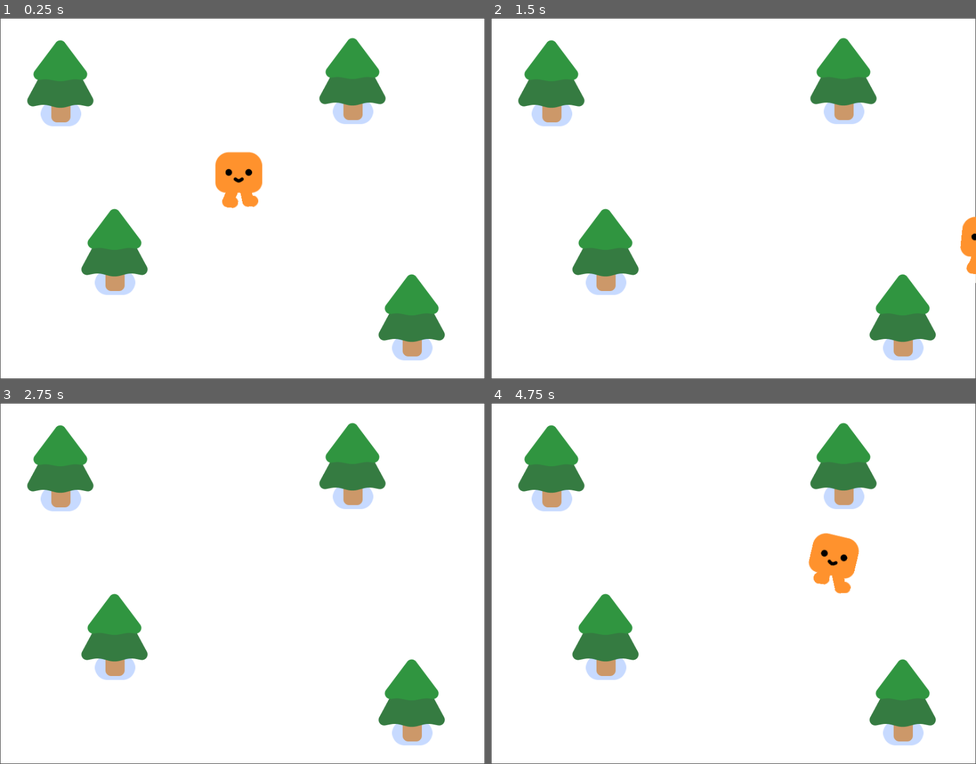
Above: before the commit, frames 1-4 (two rows, left to right).
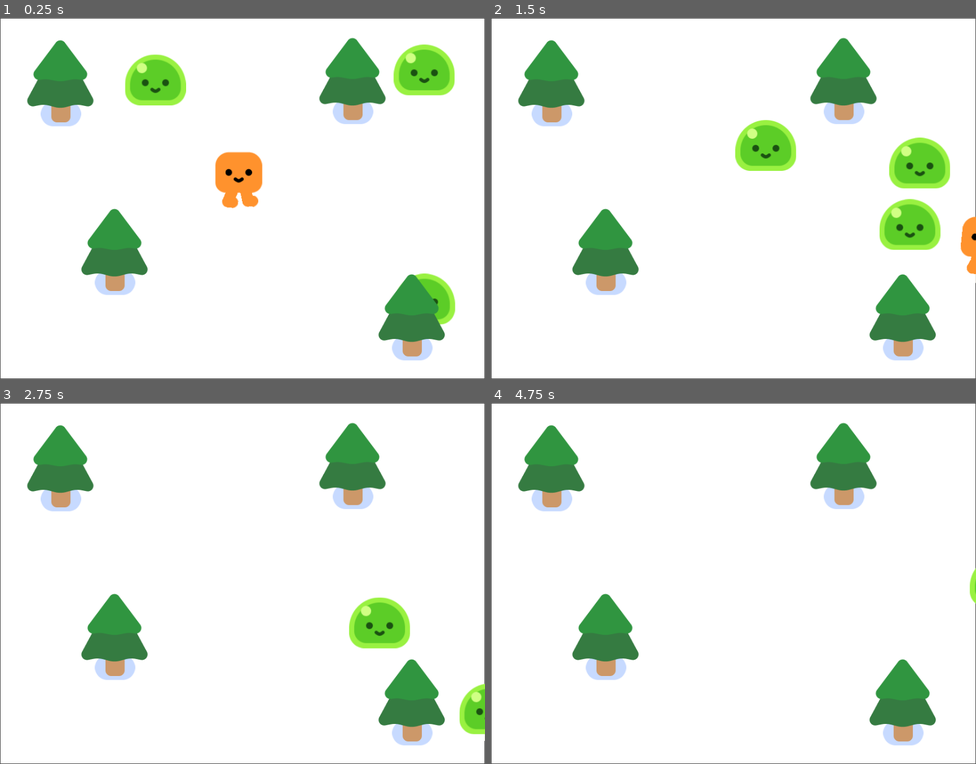
Above: after the commit, the same moments.

Repository: lenooshiro/squaresurvivors
Game: Godot game, scene res://survivors_game.tscn
Two runs of this game, one before a commit and one after it. Both use one fixed random seed, a clock stepped at 60 frames per second and the inputs below.
Inputs:
- Up to frame 1 (0.25 s): no input
- Up to frame 2 (1.5 s): hold D (move_right) 0.53-1.28 s; hold S (move_down) from 1.28 s (still down)
- Up to frame 3 (2.75 s): release S (move_down) at 2.03 s; hold D (move_right) from 2.03 s (still down)
- Up to frame 4 (4.75 s): release D (move_right) at 2.78 s; hold W (move_up) 2.78-3.53 s; hold A (move_left) from 3.53 s (still down); tap Enter at 4.25 s

The runs differ from the first frame. In frame 1, 3.6% of the frame differs, in the area x 25-94%, y 7-85%; in frame 2, 4.6%, in the area x 50-100%, y 28-71%; in frame 3, 2.1%; in frame 4, 1.4%.

Commit message:
Adding mobs and making them follow the player

Diff:
--- /dev/null
+++ b/mob.gd
@@ -0,0 +1,8 @@
+extends CharacterBody2D
+
+@onready var player = get_node("/root/Game/Player")
+
+func _physics_process(delta: float) -> void:
+	var direction = global_position.direction_to(player.global_position)
+	velocity = direction * 200
+	move_and_slide()
--- /dev/null
+++ b/mob.tscn
@@ -0,0 +1,16 @@
+[gd_scene load_steps=4 format=3 uid="uid://2x0nf21dj5xi"]
+
+[ext_resource type="PackedScene" uid="uid://ogik4s70pgwl" path="res://characters/slime/slime.tscn" id="1_dy6sc"]
+[ext_resource type="Script" uid="uid://cpfybmjiti255" path="res://mob.gd" id="1_nokgg"]
+
+[sub_resource type="CircleShape2D" id="CircleShape2D_nokgg"]
+radius = 53.0
+
+[node name="Mob" type="CharacterBody2D"]
+script = ExtResource("1_nokgg")
+
+[node name="Slime" parent="." instance=ExtResource("1_dy6sc")]
+
+[node name="CollisionShape2D" type="CollisionShape2D" parent="."]
+position = Vector2(0, -29)
+shape = SubResource("CircleShape2D_nokgg")
--- a/survivors_game.tscn
+++ b/survivors_game.tscn
@@ -1,6 +1,7 @@
-[gd_scene load_steps=3 format=3 uid="uid://qtbd186gjd1j"]
+[gd_scene load_steps=4 format=3 uid="uid://qtbd186gjd1j"]
 
 [ext_resource type="PackedScene" uid="uid://l8cqevnt6ttm" path="res://player.tscn" id="1_3cish"]
+[ext_resource type="PackedScene" uid="uid://2x0nf21dj5xi" path="res://mob.tscn" id="2_l26od"]
 [ext_resource type="PackedScene" uid="uid://b44eqk7ud1uwd" path="res://pine_tree.tscn" id="2_y3pti"]
 
 [node name="Game" type="Node2D"]
@@ -15,6 +16,15 @@
 [node name="Player" parent="." instance=ExtResource("1_3cish")]
 position = Vector2(425, 329)
 
+[node name="Mob" parent="." instance=ExtResource("2_l26od")]
+position = Vector2(244, 107)
+
+[node name="Mob2" parent="." instance=ExtResource("2_l26od")]
+position = Vector2(795, 102)
+
+[node name="Mob3" parent="." instance=ExtResource("2_l26od")]
+position = Vector2(795, 561)
+
 [node name="PineTree" parent="." instance=ExtResource("2_y3pti")]
 position = Vector2(108, 169)
 
Not shown, added: mob.gd.uid
